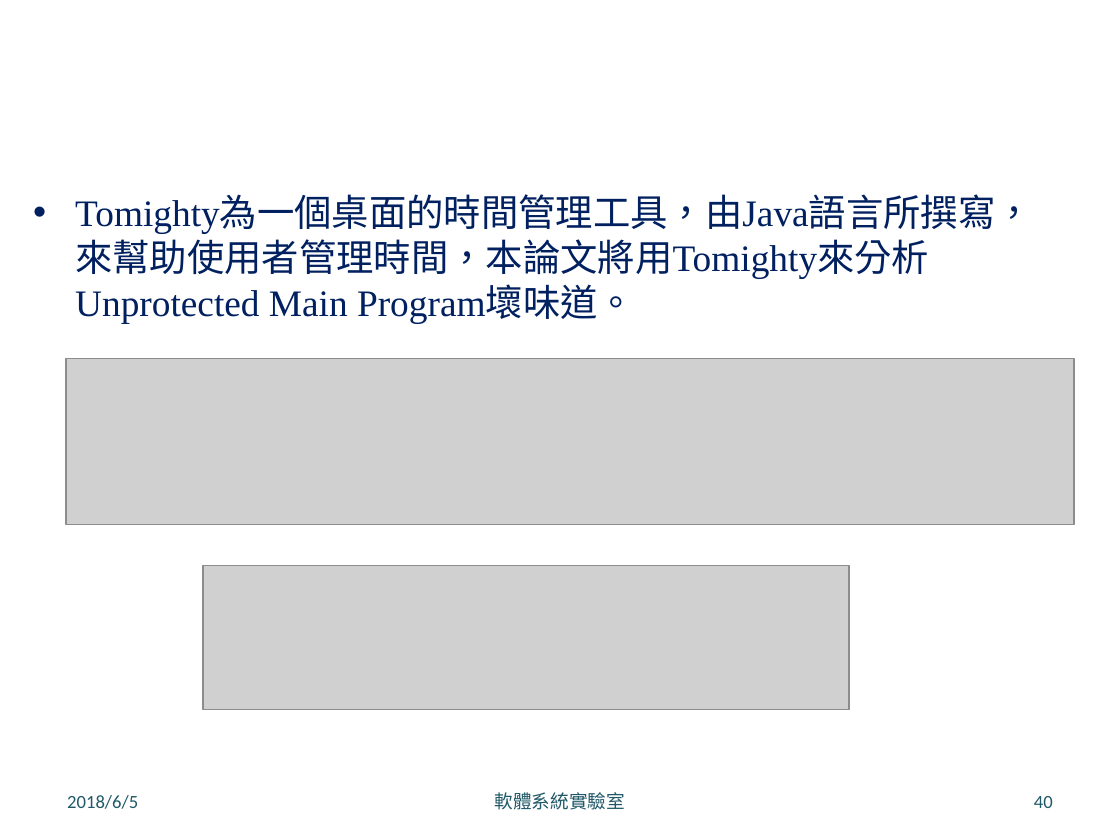
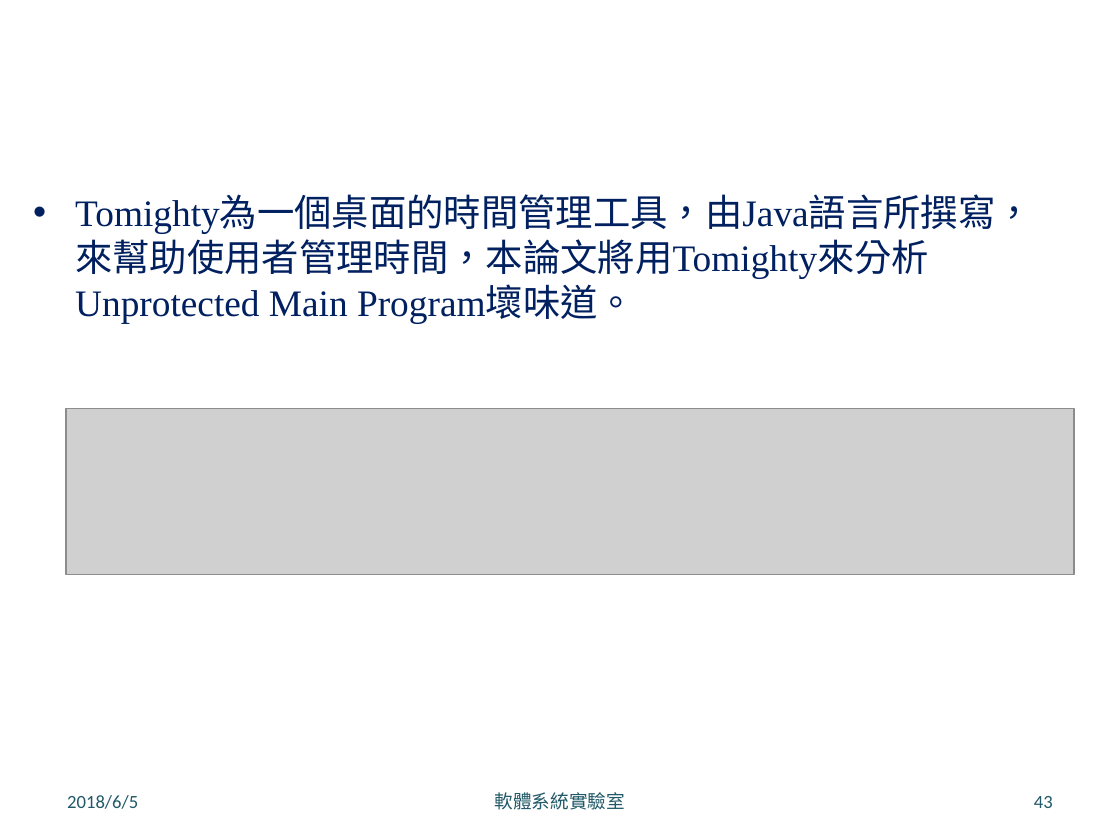
Before and after one commit to LeoLiu1209/Robusta-Thesis, a slide deck: slide 43 of 口試簡報 .pptx (slide 40 before the commit). Drawn at 1120x840 pixels with LibreOffice and Linux fonts; fonts in the diff are those of the drawing; grey boxes stand for pictures; background and template pictures are left out. Boxes give left, top, right and bottom in pixels: in the first picture for what was removed or moved away, otherwise in the second. Text is boxed around its words. In the diff, an @@ line names an element or a change of style, - is before the commit and + after.

```diff
--- a/口試簡報 .pptx
+++ b/口試簡報 .pptx
@@ picture: place and size @@
-picture at <box>66,358,1074,525</box>
+picture at <box>66,409,1074,576</box>
@@ picture removed at <box>203,566,849,710</box> @@
@@ page number at <box>1034,796,1053,808</box>: text changed @@
-40
+43
```
Also in this commit, not shown: 23 other slides changed, 6 slides added, 7 other files.
